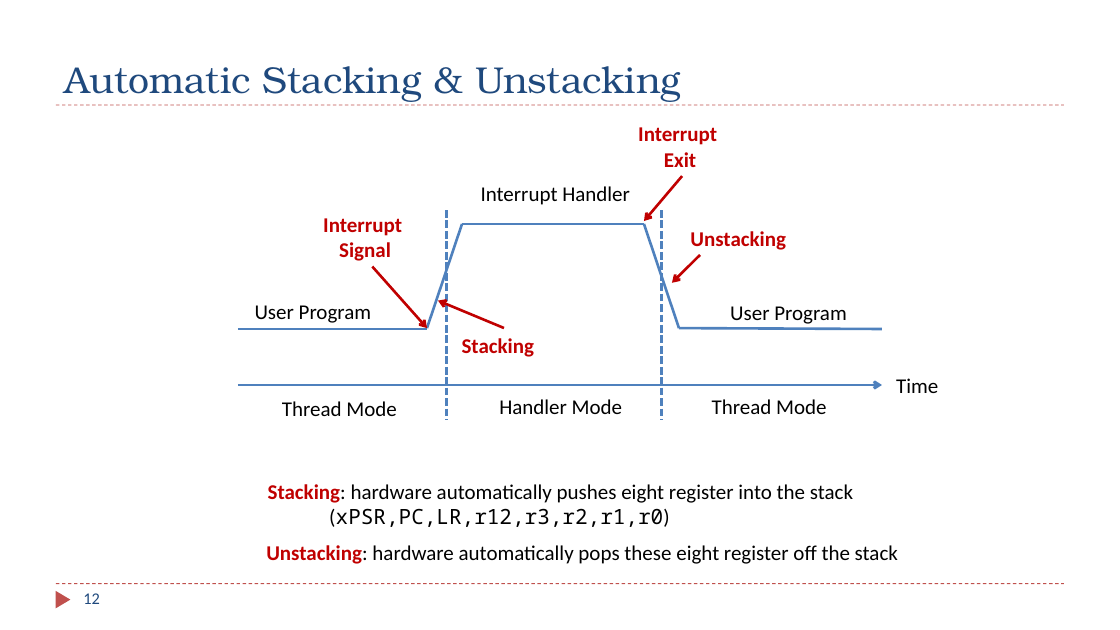
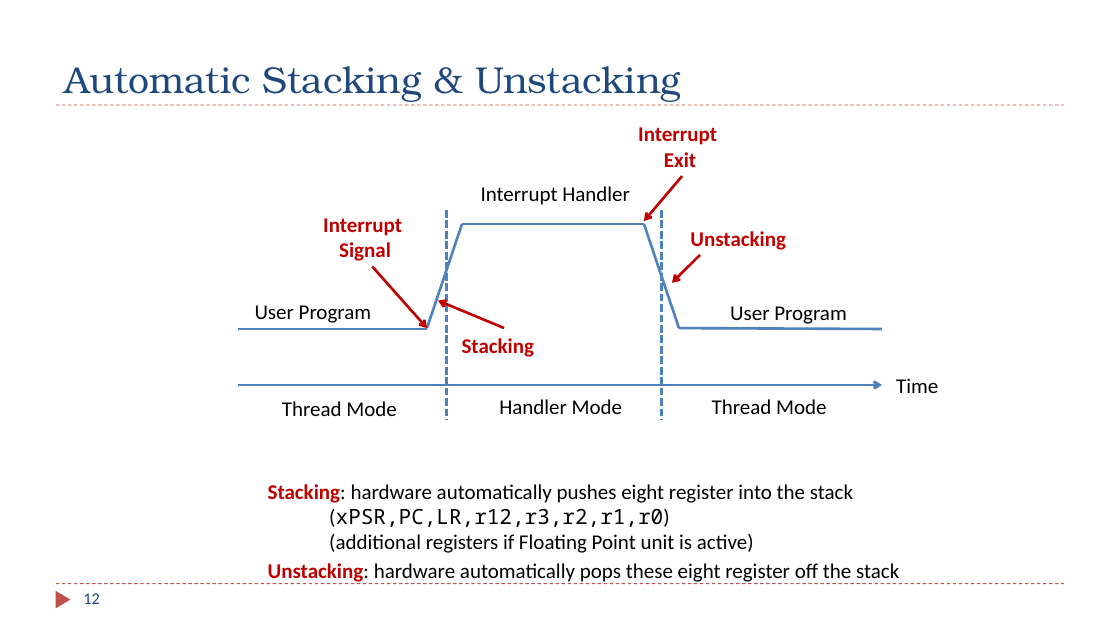
Before and after one commit to guhofstra/CSC111Fa25, a slide deck: slide 12 of PPTs/Ch11_Interrupt_1_Introduction.pptx. Drawn at 1120x630 pixels with LibreOffice and Linux fonts; fonts in the diff are those of the drawing. Boxes give left, top, right and bottom in pixels: in the first picture for what was removed or moved away, otherwise in the second. Text is boxed around its words. In the diff, an @@ line names an element or a change of style, - is before the commit and + after.

```diff
--- a/PPTs/Ch11_Interrupt_1_Introduction.pptx
+++ b/PPTs/Ch11_Interrupt_1_Introduction.pptx
@@ text at (329, 534, 754, 553): paragraph added @@
+(additional registers if Floating Point unit is active)
@@ text "Unstacking: hardware automatically pops these ...": place and size @@
-text "Unstacking: hardware automatically pops these ..." at (266, 545, 898, 564)
+text "Unstacking: hardware automatically pops these ..." at (268, 563, 899, 584)
```
Also in this commit, not shown: 10 other slides changed, 10 other files.
